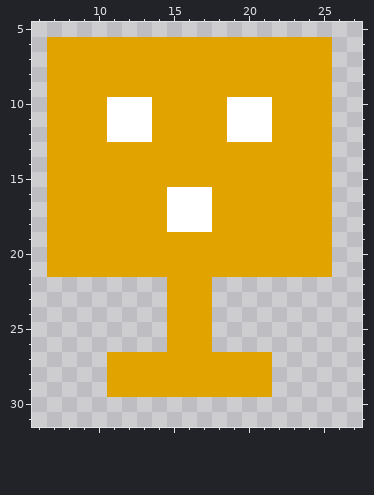
Pixel-art sprite: bin/res/player.png. The picture above is the old version.
The file is 32x32 pixels. Shown: x 6..27, y 5..31.
And afterwards:
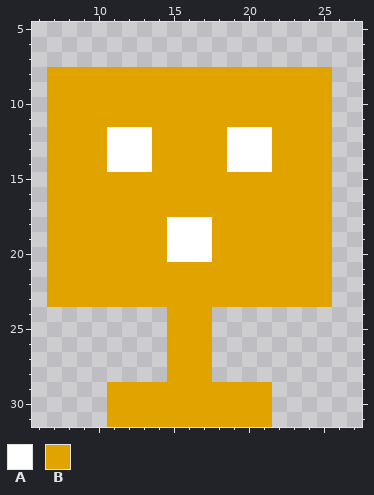
Palette (. is transparent): A #ffffff  B #e0a300
The exact change:
The author changed colour B to colour A in rows 13 to 14 at x 11 to 13 and 19 to 21; in rows 19 to 20 at x 15 to 17.
Colour B now appears in rows 22 to 23 at x 7 to 14 and 18 to 25; in rows 30 to 31 at x 11 to 21.
The author changed colour A to colour B in rows 10 to 11 at x 11 to 13 and 19 to 21; in rows 16 to 17 at x 15 to 17.
The author cleared colour B in rows 6 to 7 at x 7 to 25; in rows 27 to 28 at x 11 to 14 and 18 to 21.
Where, in picture pixels (left, top, right, bottom), the same in both pictures:
changed: (47, 37, 332, 427)
